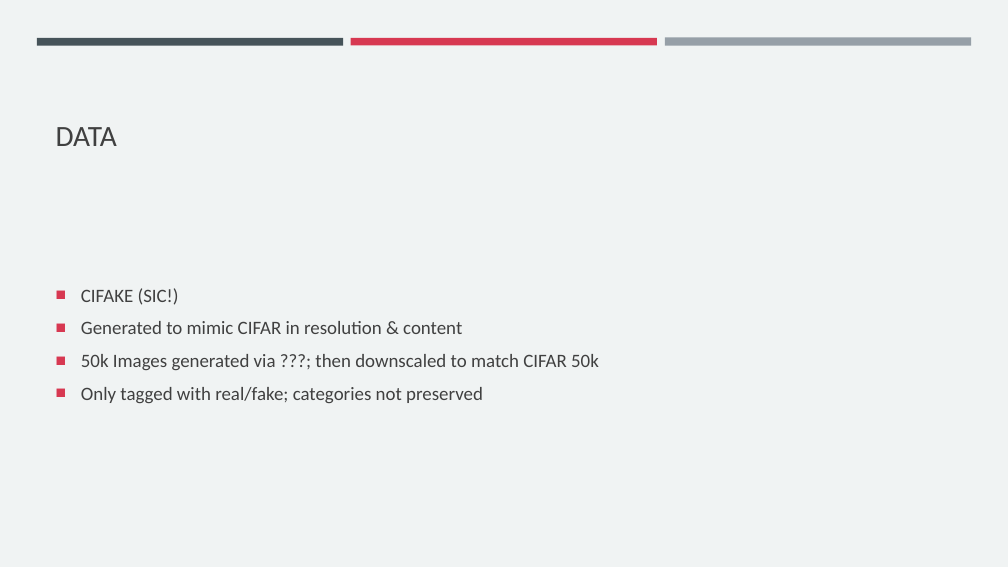
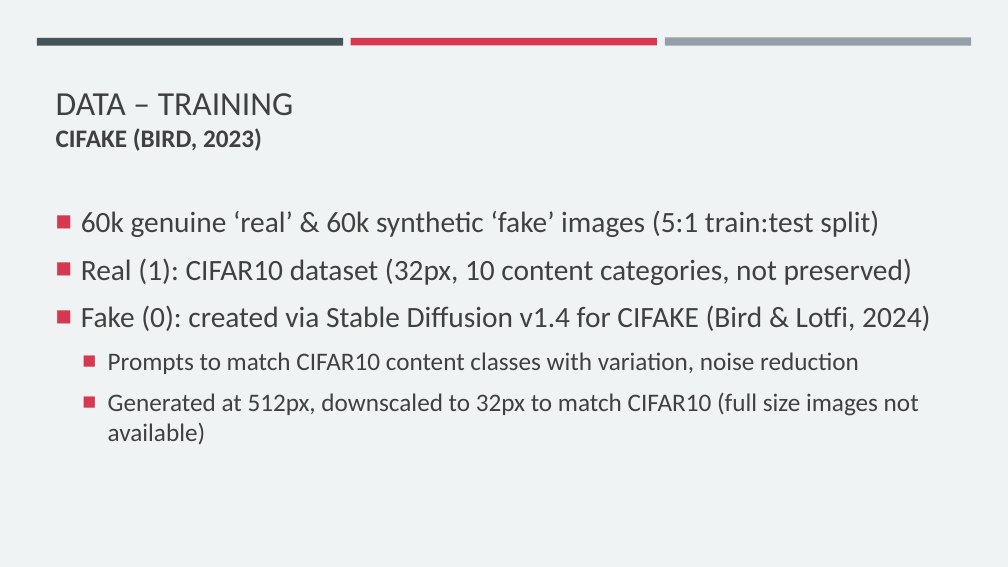
Before and after one commit to jshrdt/aics-project, a slide deck: slide 5 of paper/aics_ppp.pptx (slide 4 before the commit). Drawn at 1008x567 pixels with LibreOffice and Linux fonts; fonts in the diff are those of the drawing. Boxes give left, top, right and bottom in pixels: in the first picture for what was removed or moved away, otherwise in the second. Text is boxed around its words. In the diff, an @@ line names an element or a change of style, - is before the commit and + after.

Commit message:
cifar100 transfer, pptx update

```diff
--- a/paper/aics_ppp.pptx
+++ b/paper/aics_ppp.pptx
@@ title at box(56, 93, 293, 151): text changed; size 28 to 24 pt; bold on @@
-DATA
+DATA – TRAINING
+CIFAKE (BIRD, 2023)
@@ text at box(81, 211, 930, 444): text changed; size 18 to 28 pt @@
-■ CIFAKE (SIC!)
-■ Generated to mimic CIFAR in resolution & content
-■ 50k Images generated via ???; then downscaled to match CIFAR 50k
-■ Only tagged with real/fake; categories not preserved
+■ 60k genuine ‘real’ & 60k synthetic ‘fake’ images (5:1 train:test split)
+■ Real (1): CIFAR10 dataset (32px, 10 content categories, not preserved)
+■ Fake (0): created via Stable Diffusion v1.4 for CIFAKE (Bird & Lotfi, 2024)
+  ■ Prompts to match CIFAR10 content classes with variation, noise reduction
+  ■ Generated at 512px, downscaled to 32px to match CIFAR10 (full size images not available)
```
Also in this commit, not shown: 5 other slides changed, 12 slides added, 11 other files.
